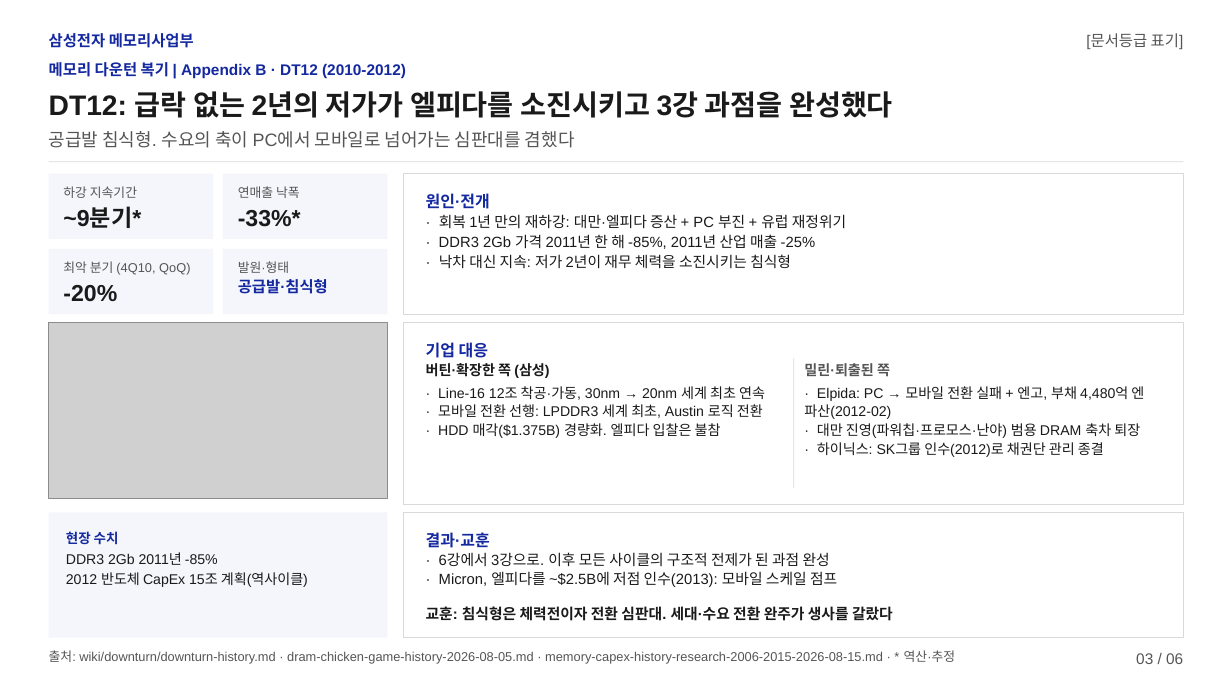
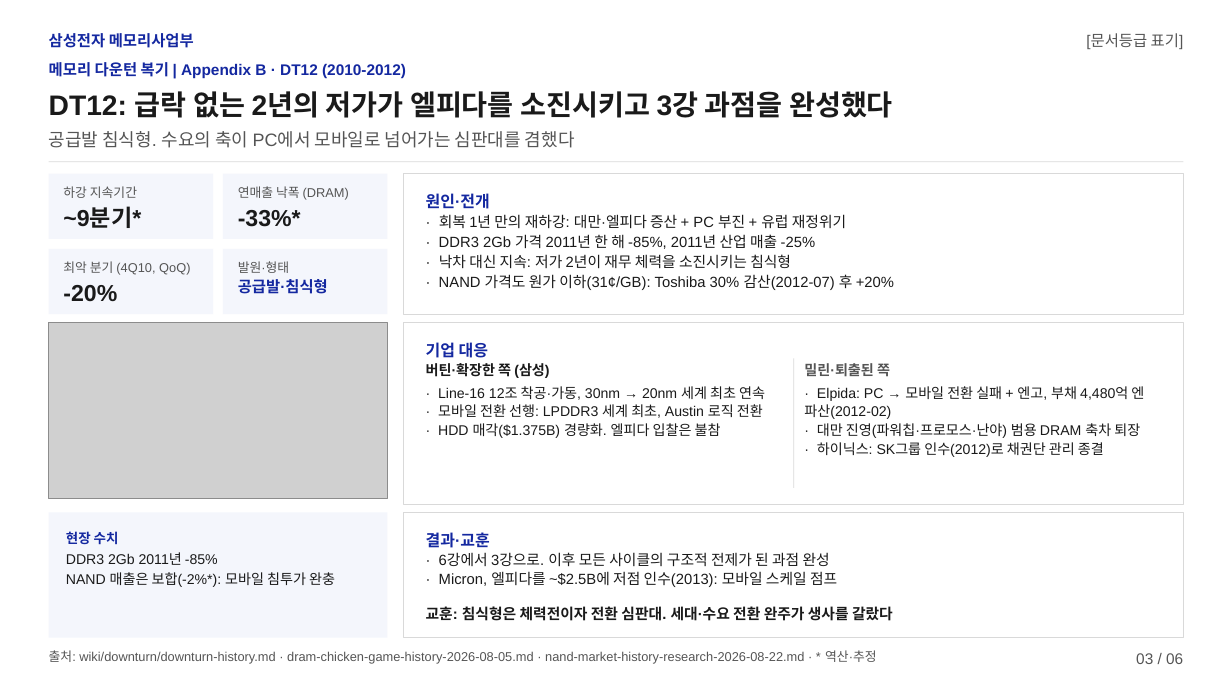
Before and after one commit to k31001/action-learning, a slide deck: slide 3 of outputs/presentation/downturn-review.pptx. Drawn at 1232x693 pixels with LibreOffice and Linux fonts; fonts in the diff are those of the drawing; grey boxes stand for pictures. Boxes give left, top, right and bottom in pixels: in the first picture for what was removed or moved away, otherwise in the second. Text is boxed around its words. In the diff, an @@ line names an element or a change of style, - is before the commit and + after.

```diff
--- a/outputs/presentation/downturn-review.pptx
+++ b/outputs/presentation/downturn-review.pptx
@@ text at <box>238,186,349,200</box>: text changed @@
-연매출 낙폭
+연매출 낙폭 (DRAM)
@@ text at <box>439,274,894,290</box>: paragraph added @@
+· NAND 가격도 원가 이하(31¢/GB): Toshiba 30% 감산(2012-07) 후 +20%
@@ text at <box>66,553,335,587</box>: text changed @@
-DDR3 2Gb 2011년 -85%
-2012 반도체 CapEx 15조 계획(역사이클)
+DDR3 2Gb 2011년 -85%
+NAND 매출은 보합(-2%*): 모바일 침투가 완충
@@ text at <box>49,650,876,664</box>: text changed @@
-출처: wiki/downturn/downturn-history.md · dram-chicken-game-history-2026-08-05.md · memory-capex-history-research-2006-2015-2026-08-15.md · * 역산·추정
+출처: wiki/downturn/downturn-history.md · dram-chicken-game-history-2026-08-05.md · nand-market-history-research-2026-08-22.md · * 역산·추정
```
Also in this commit, not shown: 5 other slides changed, 16 other files.
